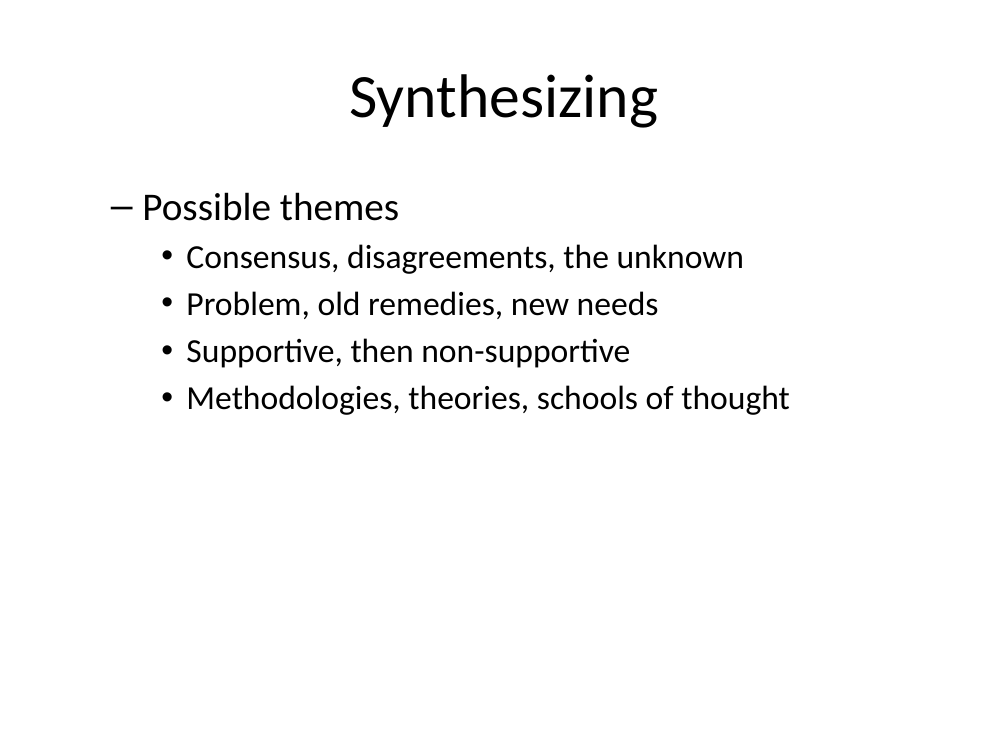
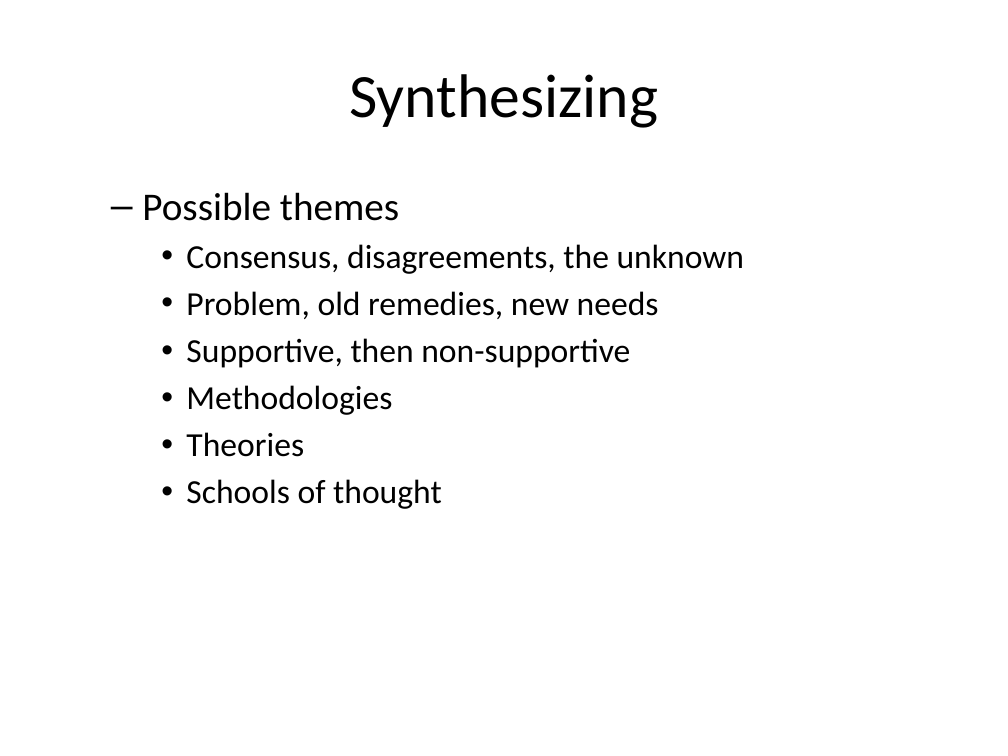
Before and after one commit to classes-medb/5510, a slide deck: slide 21 of doc/video-03-literature-review.pptx (slide 17 before the commit). Drawn at 1008x756 pixels with LibreOffice and Linux fonts; fonts in the diff are those of the drawing. Boxes give left, top, right and bottom in pixels: in the first picture for what was removed or moved away, otherwise in the second. Text is boxed around its words. In the diff, an @@ line names an element or a change of style, - is before the commit and + after.

```diff
--- a/doc/video-03-literature-review.pptx
+++ b/doc/video-03-literature-review.pptx
@@ text at (186, 385, 442, 509): text changed @@
-    • Methodologies, theories, schools of thought
+    • Methodologies
+    • Theories
+    • Schools of thought
```
Also in this commit, not shown: 9 other slides changed, 8 slides added, 15 slides removed, 8 other files.
